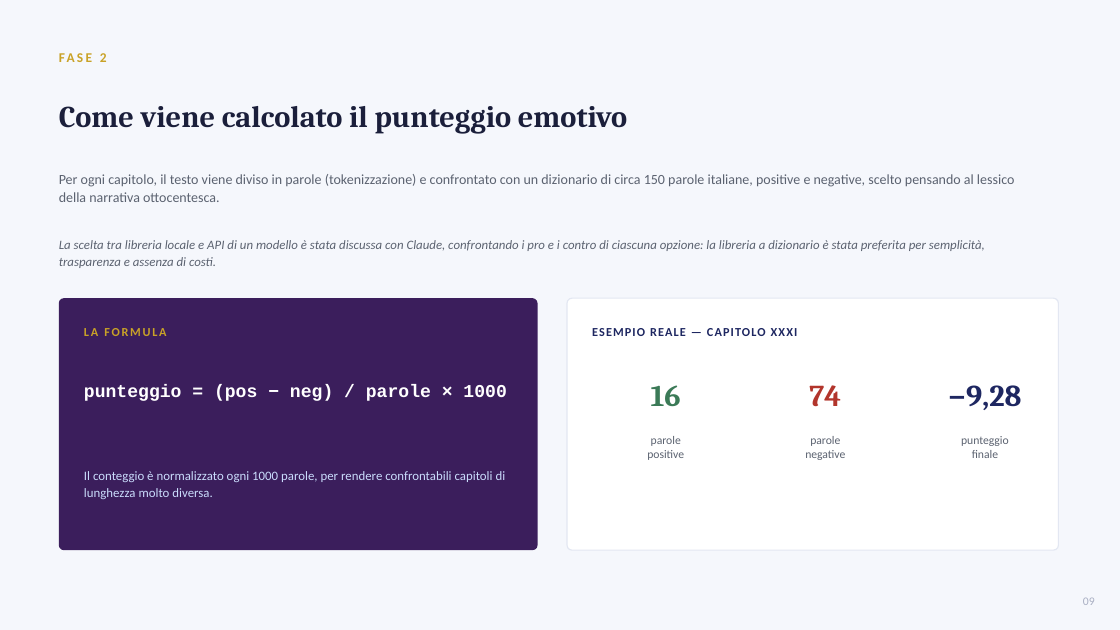
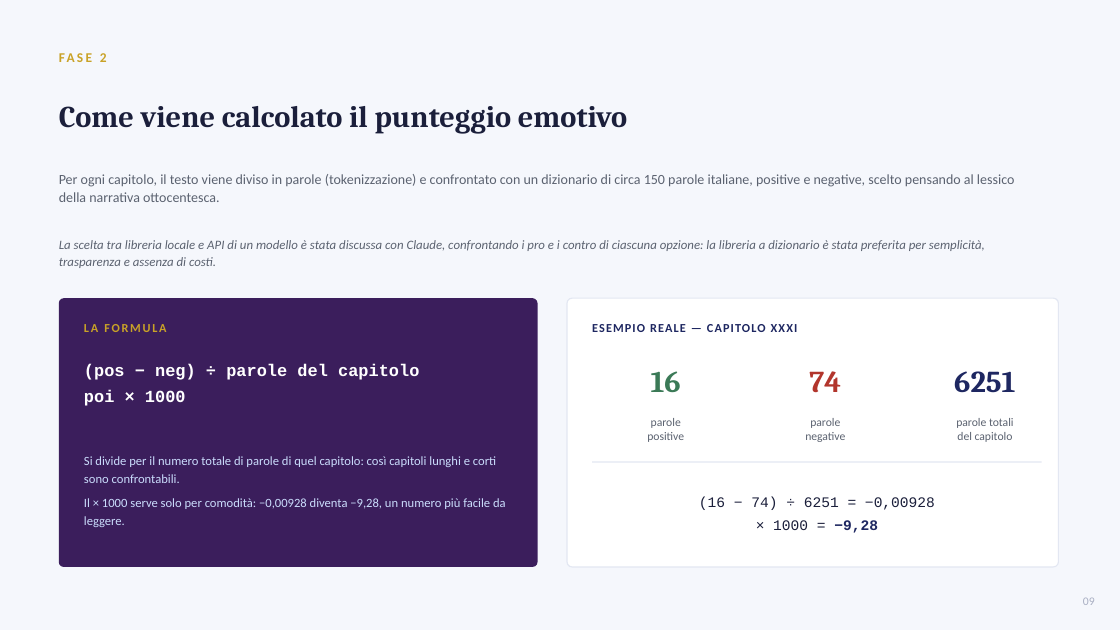
Before and after one commit to margheritabaravalle/promessi-sposi-emozioni, a slide deck: slide 9 of presentazione_progetto.pptx. Drawn at 1120x630 pixels with LibreOffice and Linux fonts; fonts in the diff are those of the drawing. Boxes give left, top, right and bottom in pixels: in the first picture for what was removed or moved away, otherwise in the second. Text is boxed around its words. In the diff, an @@ line names an element or a change of style, - is before the commit and + after.

```diff
--- a/presentazione_progetto.pptx
+++ b/presentazione_progetto.pptx
@@ rounded rectangle at [59, 298, 538, 567]: proportions changed @@
@@ rounded rectangle: place and size @@
-rounded rectangle at [59, 298, 538, 550]
+rounded rectangle at [59, 298, 538, 567]
@@ rounded rectangle: place and size @@
-rounded rectangle at [567, 298, 1059, 550]
+rounded rectangle at [567, 298, 1059, 567]
@@ rounded rectangle at [567, 298, 1059, 567]: proportions changed @@
@@ text "LA FORMULA": place and size @@
-text "LA FORMULA" at [84, 328, 166, 336]
+text "LA FORMULA" at [84, 324, 166, 332]
@@ text "ESEMPIO REALE — CAPITOLO XXXI": place and size @@
-text "ESEMPIO REALE — CAPITOLO XXXI" at [592, 328, 798, 336]
+text "ESEMPIO REALE — CAPITOLO XXXI" at [592, 324, 798, 332]
@@ text "16": place and size @@
-text "16" at [651, 385, 681, 406]
+text "16" at [651, 371, 681, 392]
@@ text "74": place and size @@
-text "74" at [809, 385, 841, 407]
+text "74" at [809, 371, 841, 393]
@@ text at [84, 364, 419, 406]: text changed; size 15.5 to 14.5 pt @@
-punteggio = (pos − neg) / parole × 1000
+(pos − neg) ÷ parole del capitolo
+poi × 1000
@@ text at [954, 371, 1015, 393]: text changed @@
-−9,28
+6251
@@ text "parole": place and size @@
-text "parole" at [647, 436, 684, 460]
+text "parole" at [647, 418, 684, 442]
@@ text "parole": place and size @@
-text "parole" at [805, 436, 845, 460]
+text "parole" at [805, 418, 845, 442]
@@ text at [956, 418, 1014, 442]: text changed @@
-punteggio
-finale
+parole totali
+del capitolo
@@ text at [84, 456, 506, 527]: text changed; size 11 to 10.8 pt @@
-Il conteggio è normalizzato ogni 1000 parole, per rendere confrontabili capitoli di lunghezza molto diversa.
+Si divide per il numero totale di parole di quel capitolo: così capitoli lunghi e corti sono confrontabili.
+Il × 1000 serve solo per comodità: −0,00928 diventa −9,28, un numero più facile da leggere.
@@ line added from (592, 462) to (1042, 462), #E3E7F2 1 pt @@
@@ text added at [699, 496, 935, 533], 12.5 pt, text #1B1F3B @@
+(16 − 74) ÷ 6251 = −0,00928
+× 1000 = −9,28
```
Also in this commit, not shown: 3 other slides changed.
